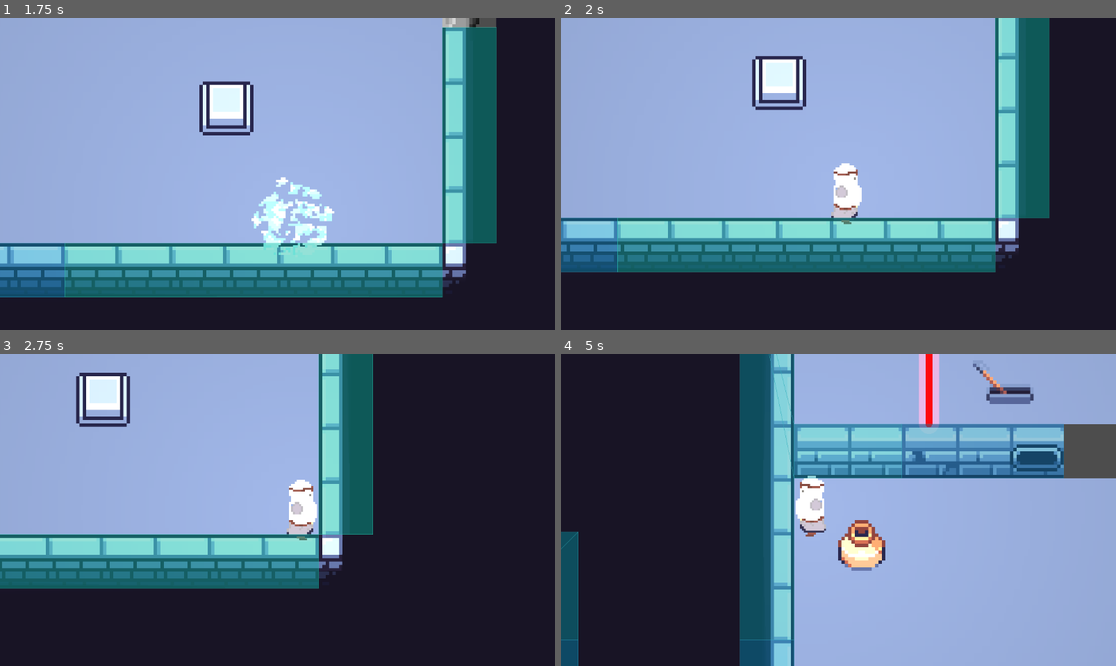
Above: before the commit, frames 1-4 (two rows, left to right).
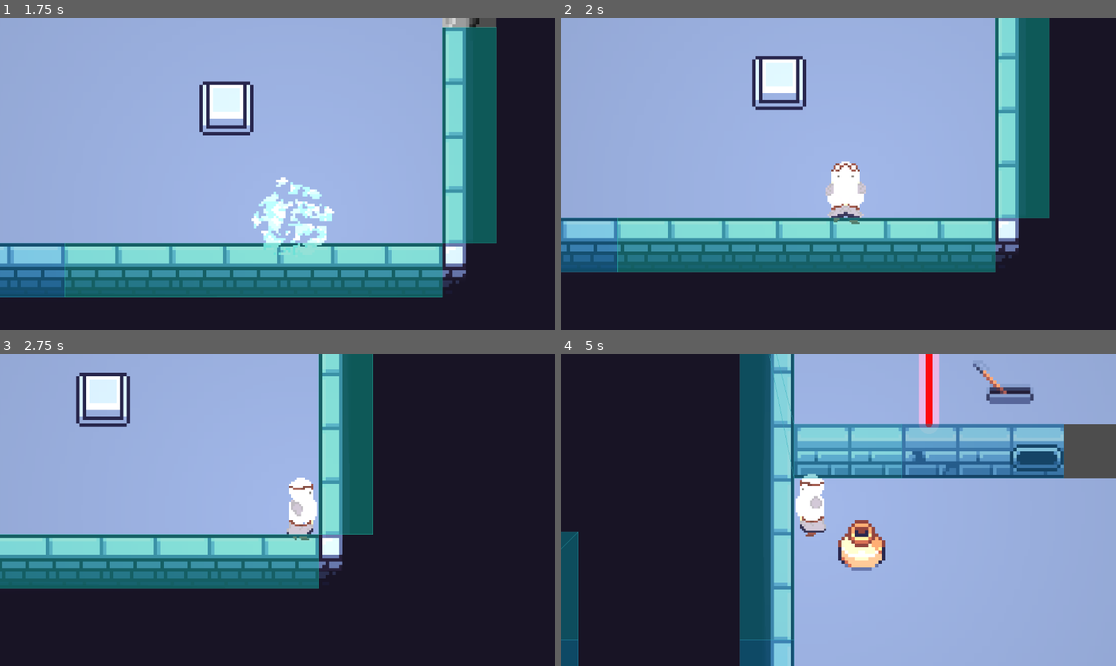
Above: after the commit, the same moments.

Repository: Sitthata/game-jam
Game: Godot game, scene res://game_object/scene/main.tscn
Two runs of this game, one before a commit and one after it. Both use one fixed random seed, a clock stepped at 60 frames per second and the inputs below.
Inputs:
- Up to frame 1 (1.75 s): hold Right (ui_right) 0.53-1.28 s; hold E (interact) 0.53-1.28 s; hold Down (ui_down) from 1.28 s (still down); tap Q (timeline_swap) at 1.35 s
- Up to frame 2 (2 s): keep holding Down (ui_down)
- Up to frame 3 (2.75 s): release Down (ui_down) at 2.03 s; hold Right (ui_right) from 2.03 s (still down); hold E (interact) from 2.03 s (still down)
- Up to frame 4 (5 s): release Right (ui_right) at 2.78 s; release E (interact) at 2.78 s; hold Up (ui_up) 2.78-3.53 s; tap Q (timeline_swap) at 2.85, 4.35 s; hold E (interact) 3.53-4.28 s; hold Left (ui_left) from 3.53 s (still down)

Frame 1 is identical in both runs. In frame 2, 0.6% of the frame differs, in the area x 47-55%, y 45-67%; in frame 3, 0.2%; in frame 4, 0.2%.

Commit message:
feat(01-01): directional idle animation (ANIM-01)
- Add _last_dir: String = "front" to track last movement direction
- Record _last_dir in walk_front, walk_back, walk_side branches
- Replace bare idle with idle_front / idle_back / idle_side lookup

Diff:
--- a/game_object/script/player.gd
+++ b/game_object/script/player.gd
@@ -4,6 +4,8 @@
 @export var push_speed = 50
 @onready var _animated_sprite = $AnimatedSprite2D
 @onready var _effect_sprite = $EffectSprite
+
+var _last_dir: String = "front"
 
 func _ready() -> void:
 	add_to_group("player")
@@ -35,10 +37,13 @@
 		if abs(velocity.y) >= abs(velocity.x):
 			if velocity.y > 0:
 				_animated_sprite.play("walk_front")
+				_last_dir = "front"
 			else:
 				_animated_sprite.play("walk_back")
+				_last_dir = "back"
 		else:
 			_animated_sprite.play("walk_side")
 			_animated_sprite.flip_h = velocity.x > 0
+			_last_dir = "side"
 	else:
-		_animated_sprite.play("idle")
+		_animated_sprite.play("idle_" + _last_dir)
